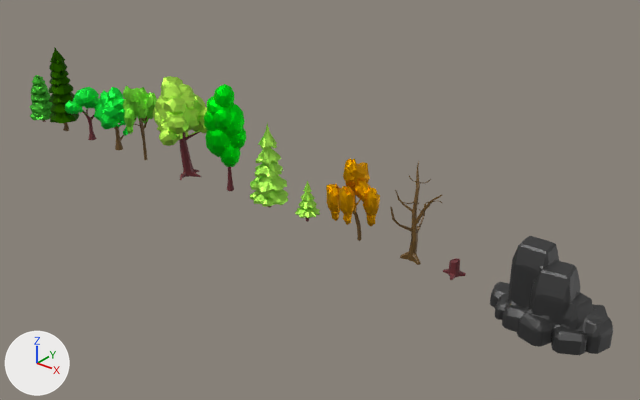
The glTF model AR-part/assets/5.glb: old version first, new version second.
Both versions are drawn from a camera (50 mm lens) standing at (18.24, -14.22, 9.37) and looking at (6.66, 0.26, 0.39). Every picture has the same lights, and +X, +Y and +Z are marked at lower left. Where no turn or scale is listed for an object, it has been applied to the vertices.

Names of what the first picture shows: 'Rock_1_', '_10_tree', '_11_tree', '_12_tree', '_1_tree', '_2_tree', '_3_tree', '_4_tree', '_5_tree', '_6_tree', '_7_tree', '_8_tree', '_9_tree'.
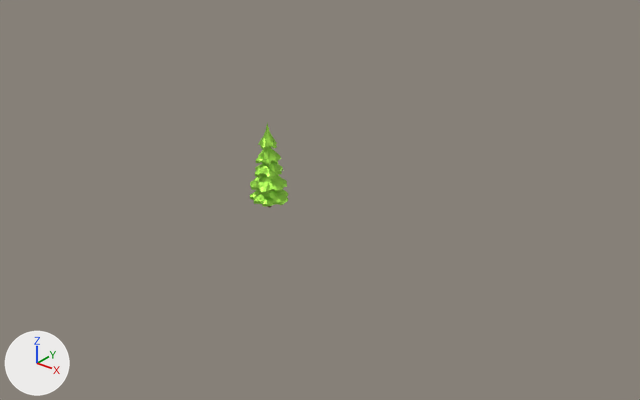
Location of each change, (x1, y1, x2, y2) in pixels of the pictures (640 x 400 px):
'Rock_1_', deleted: before (490, 236, 613, 355)
'_6_tree', deleted (green): before (153, 76, 207, 180)
'_7_tree', deleted (green): before (204, 84, 246, 191)
'_10_tree', deleted (brown): before (326, 159, 380, 241)
'_2_tree', deleted (green): before (49, 48, 79, 131)
'_5_tree', deleted (green): before (123, 85, 157, 160)
'_4_tree', deleted: before (94, 87, 128, 150)
'_11_tree', deleted (brown): before (390, 161, 443, 265)
'_1_tree', deleted (green): before (30, 75, 52, 122)
'_3_tree', deleted (green): before (65, 87, 100, 140)
'_9_tree', deleted (green): before (295, 181, 320, 222)
'_12_tree', deleted: before (443, 258, 466, 280)

Edits to the bpy script that builds the scene:
```text
Remove ob_1_tree:
    ob_1_tree = bpy.data.objects.new('_1_tree', me_cone_019)
    ob_1_tree.location = (-3.59, -0.02, -0.01)
Remove ob_2_tree:
    ob_2_tree = bpy.data.objects.new('_2_tree', me_cylinder_002)
    ob_2_tree.location = (-2.52, -0.02, -0.01)
Remove ob_3_tree:
    ob_3_tree = bpy.data.objects.new('_3_tree', me_sphere_007)
    ob_3_tree.location = (-1.34, -0.02, -0.01)
Remove ob_4_tree:
    ob_4_tree = bpy.data.objects.new('_4_tree', me_icosphere_043)
    ob_4_tree.location = (-0.18, -0.02, -0.01)
Remove ob_5_tree:
    ob_5_tree = bpy.data.objects.new('_5_tree', me_sphere_006)
    ob_5_tree.location = (0.92, -0.03, -0.02)
Remove ob_6_tree:
    ob_6_tree = bpy.data.objects.new('_6_tree', me_cube_003)
    ob_6_tree.location = (2.57, -0.03, -0.02)
Remove ob_7_tree:
    ob_7_tree = bpy.data.objects.new('_7_tree', me_icosphere_042)
    ob_7_tree.location = (4.04, -0.02, -0.01)
Remove ob_10_tree:
    ob_10_tree = bpy.data.objects.new('_10_tree', me_cylinder_003)
    ob_10_tree.location = (8.06, -0.1, -0.02)
Remove ob_11_tree:
    ob_11_tree = bpy.data.objects.new('_11_tree', me_cylinder_004)
    ob_11_tree.location = (9.46, -0.1, -0.02)
Remove ob_12_tree:
    ob_12_tree = bpy.data.objects.new('_12_tree', me_cylinder_005)
    ob_12_tree.location = (10.49, -0.1, -0.02)
Remove ob_9_tree:
    ob_9_tree = bpy.data.objects.new('_9_tree', me_cube_006)
    ob_9_tree.location = (6.58, -0.1, -0.02)
Remove ob_rock_1:
    ob_rock_1 = bpy.data.objects.new('Rock_1_', me_cube_005)
    ob_rock_1.location = (12.64, -0.48, -0.05)
```
